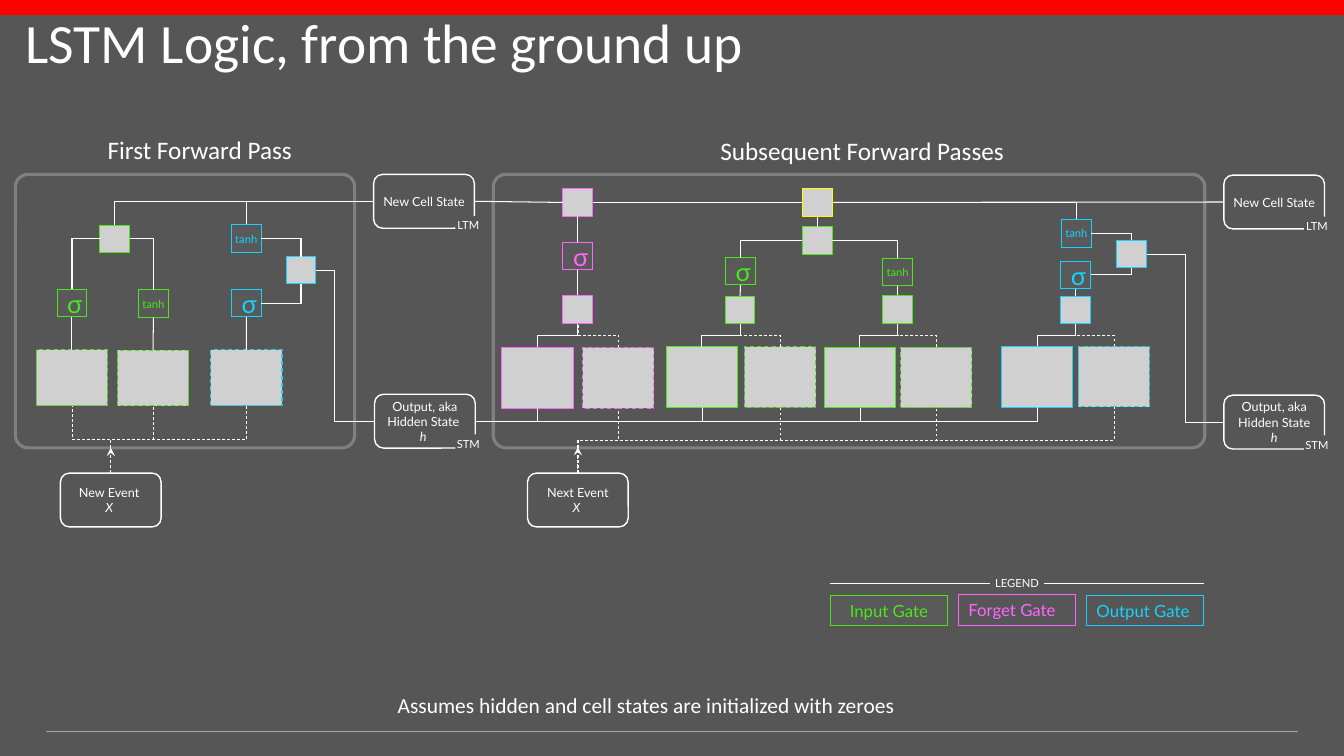
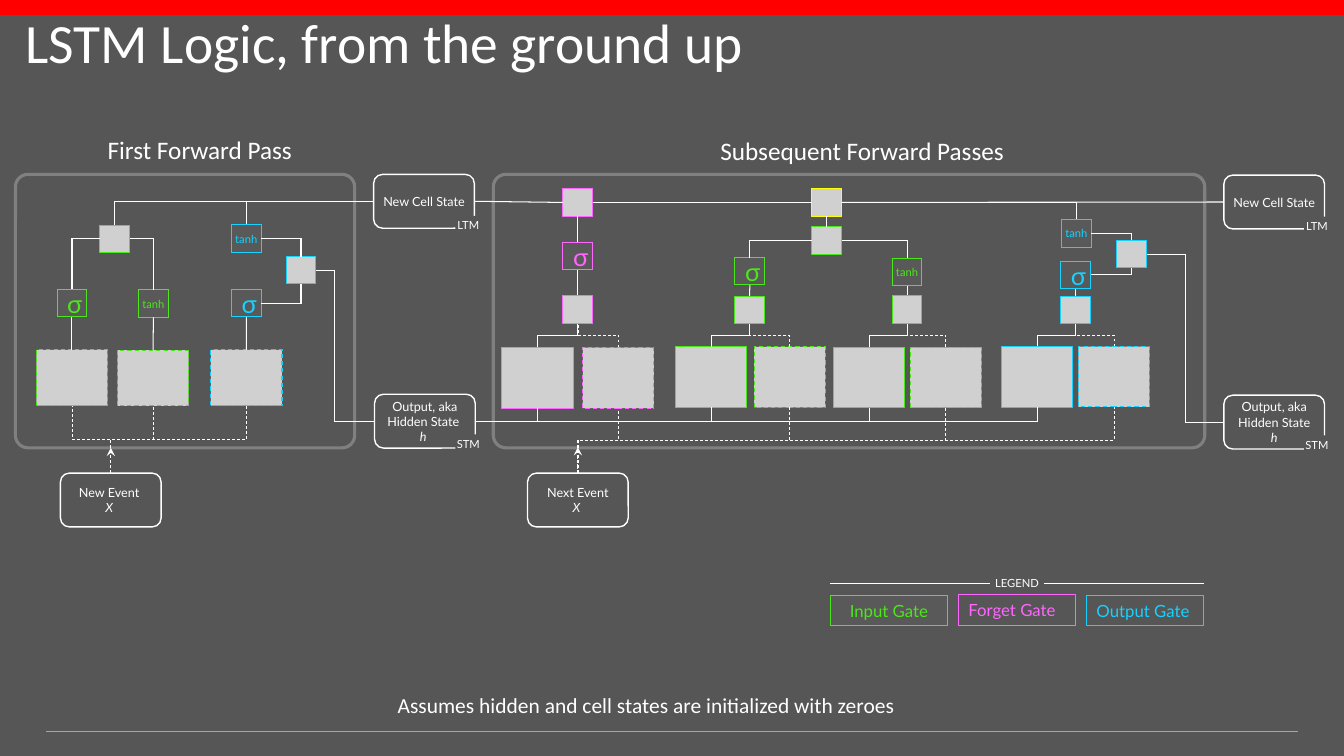
Before and after one commit to conditg/deng-ai, a slide deck: slide 7 of DengAI.pptx. Drawn at 1344x756 pixels with LibreOffice and Linux fonts; fonts in the diff are those of the drawing; grey boxes stand for pictures; background and template pictures are left out. Boxes give left, top, right and bottom in pixels: in the first picture for what was removed or moved away, otherwise in the second. Text is boxed around its words. In the diff, an @@ line names an element or a change of style, - is before the commit and + after.

```diff
--- a/DengAI.pptx
+++ b/DengAI.pptx
@@ line moved from (593, 203) - (803, 203) to (593, 203) - (812, 203) @@
@@ line moved from (1224, 202) - (833, 203) to (1224, 202) - (842, 203) @@
@@ elbow line moved from (1077, 220) - (833, 203) to (1077, 220) - (842, 203) @@
@@ 8 pictures, 6 elbow lines, 3 lines, 2 rectangles: place and size @@
-8 pictures, 6 elbow lines, 3 lines, 2 rectangles at (666,189,973,408)
+8 pictures, 6 elbow lines, 3 lines, 2 rectangles at (676,189,982,408)
@@ elbow line moved from (476, 421) - (860, 408) to (476, 421) - (869, 408) @@
@@ elbow line moved from (476, 421) - (702, 407) to (476, 421) - (712, 407) @@
@@ elbow line moved from (578, 473) - (937, 408) to (578, 473) - (946, 408) @@
@@ elbow line moved from (578, 473) - (780, 407) to (578, 473) - (789, 407) @@
```
Also in this commit, not shown: 3 slides added, 2 other files.
